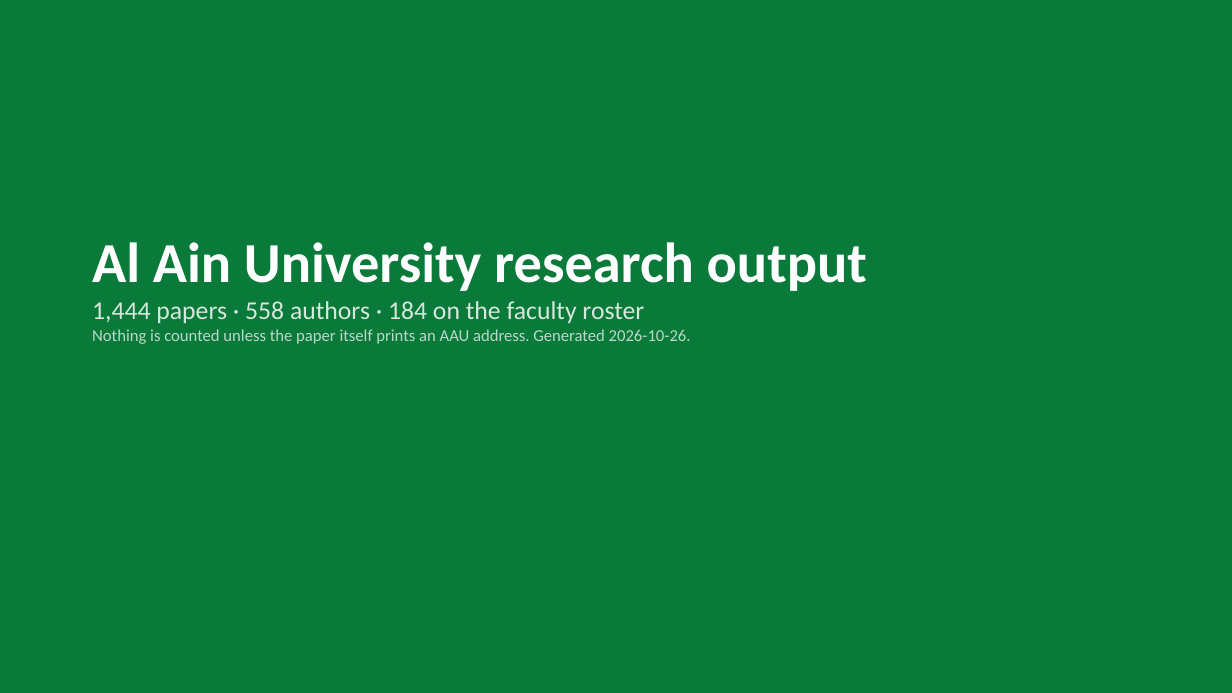
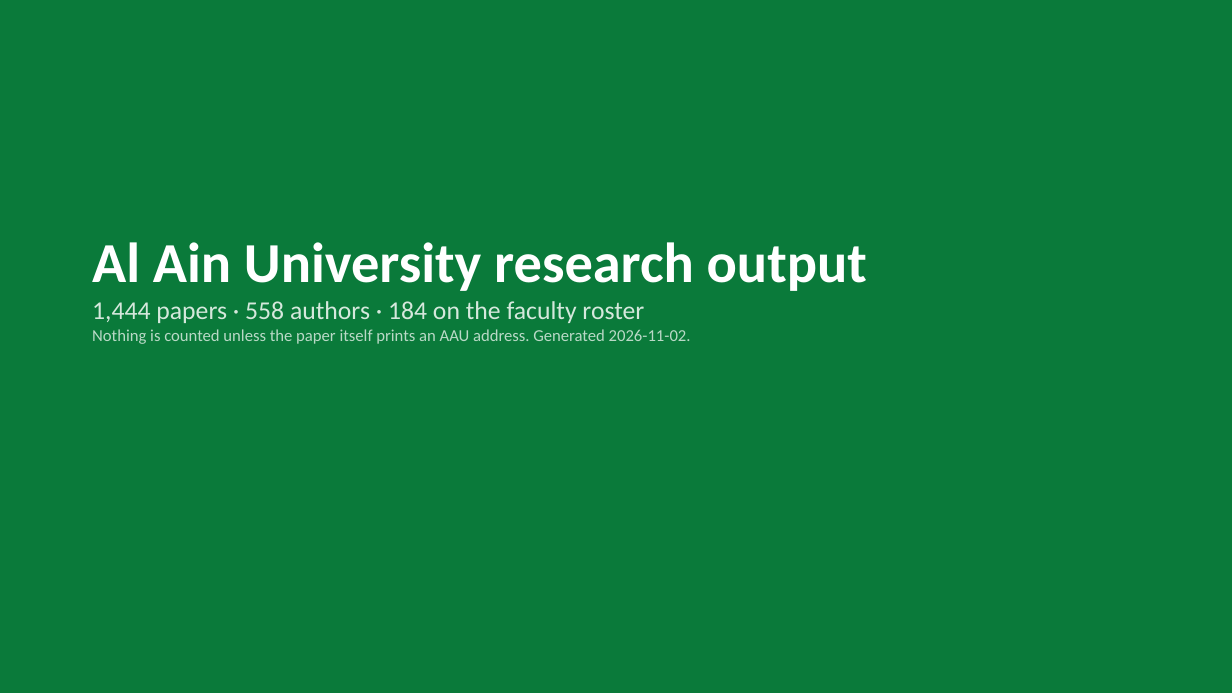
Before and after one commit to AbdallahAbouHajal/aau-research-tracker, a slide deck: slide 1 of docs/downloads/AAU_Research_Tracker.pptx. Drawn at 1232x693 pixels with LibreOffice and Linux fonts; fonts in the diff are those of the drawing. Boxes give left, top, right and bottom in pixels: in the first picture for what was removed or moved away, otherwise in the second. Text is boxed around its words. In the diff, an @@ line names an element or a change of style, - is before the commit and + after.

```diff
--- a/docs/downloads/AAU_Research_Tracker.pptx
+++ b/docs/downloads/AAU_Research_Tracker.pptx
@@ text at (92, 329, 691, 344): text changed @@
-Nothing is counted unless the paper itself prints an AAU address. Generated 2026-10-26.
+Nothing is counted unless the paper itself prints an AAU address. Generated 2026-11-02.
```
Also in this commit, not shown: 5 other files.
